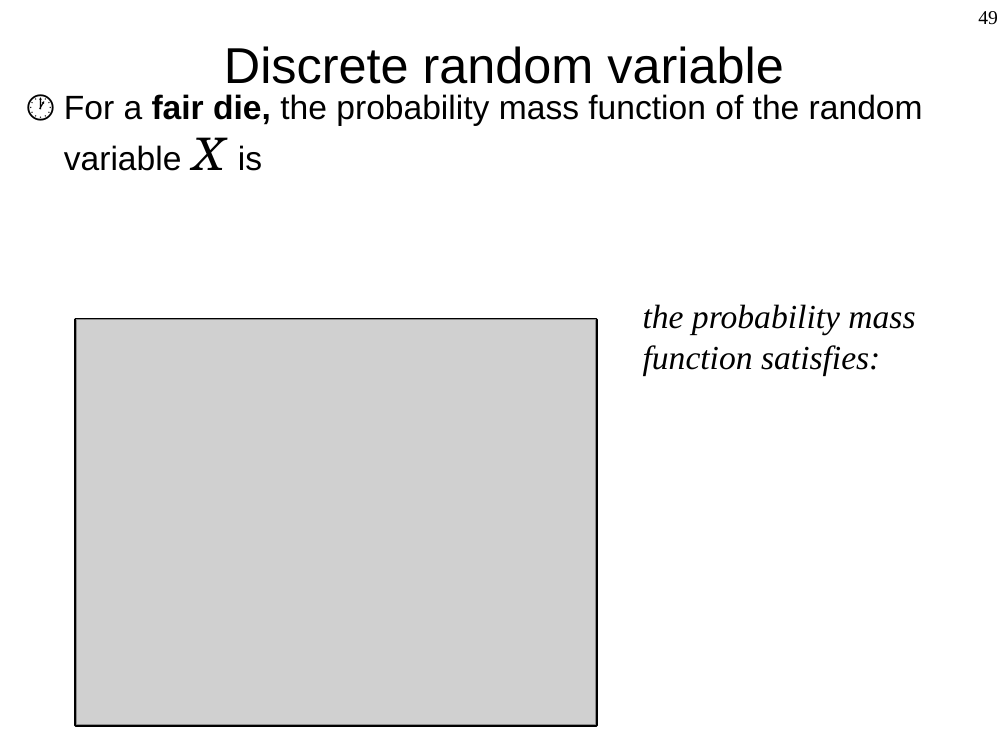
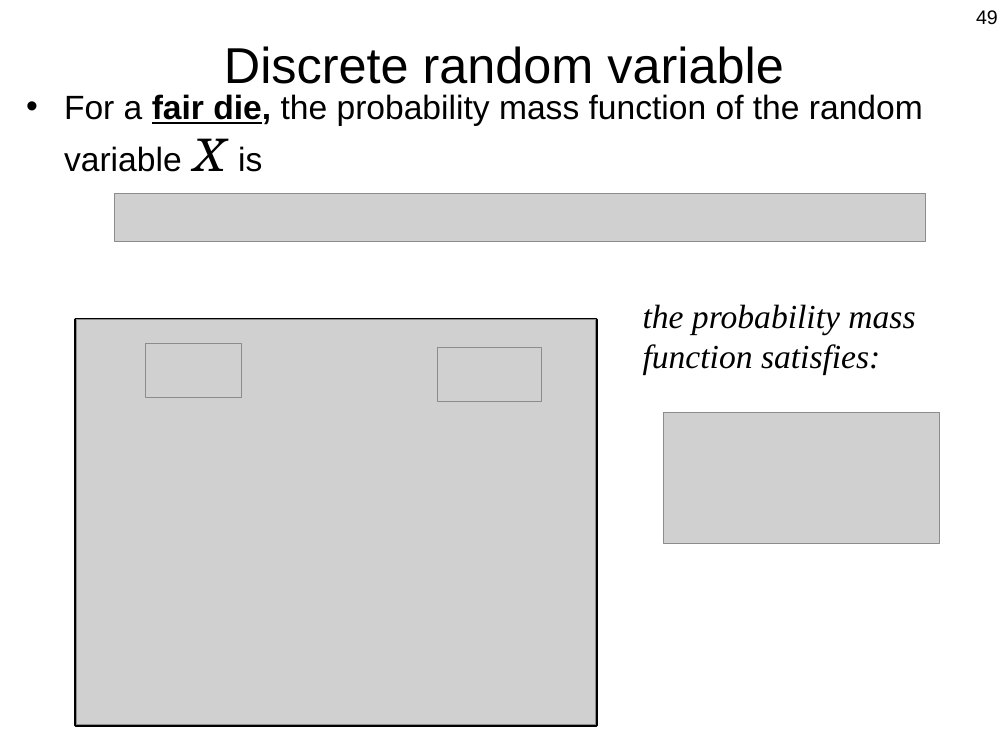
Before and after one commit to Berkeley-ME233/Berkeley-ME233.github.io, a slide deck: slide 49 of static/ME233_Sp16_L2_Probability_Intro.pptx. Drawn at 1008x756 pixels with LibreOffice and Linux fonts; fonts in the diff are those of the drawing; grey boxes stand for pictures. Boxes give left, top, right and bottom in pixels: in the first picture for what was removed or moved away, otherwise in the second. Text is boxed around its words. In the diff, an @@ line names an element or a change of style, - is before the commit and + after.

```diff
--- a/static/ME233_Sp16_L2_Probability_Intro.pptx
+++ b/static/ME233_Sp16_L2_Probability_Intro.pptx
@@ page number at box(976, 10, 998, 25): font Times New Roman to Arial @@
@@ text "For a fair die, the ..." at box(64, 94, 923, 172): bullet 🕐 to •; more space between paragraphs @@
@@ picture added at box(115, 194, 925, 242) @@
@@ rectangle at box(76, 320, 597, 726): outline #000000 2.01 pt to #000000 2 pt @@
@@ picture added at box(145, 344, 241, 397) @@
@@ picture added at box(437, 348, 541, 401) @@
@@ picture added at box(664, 413, 939, 544) @@
```
Also in this commit, not shown: 62 other slides changed, 2 other files.
